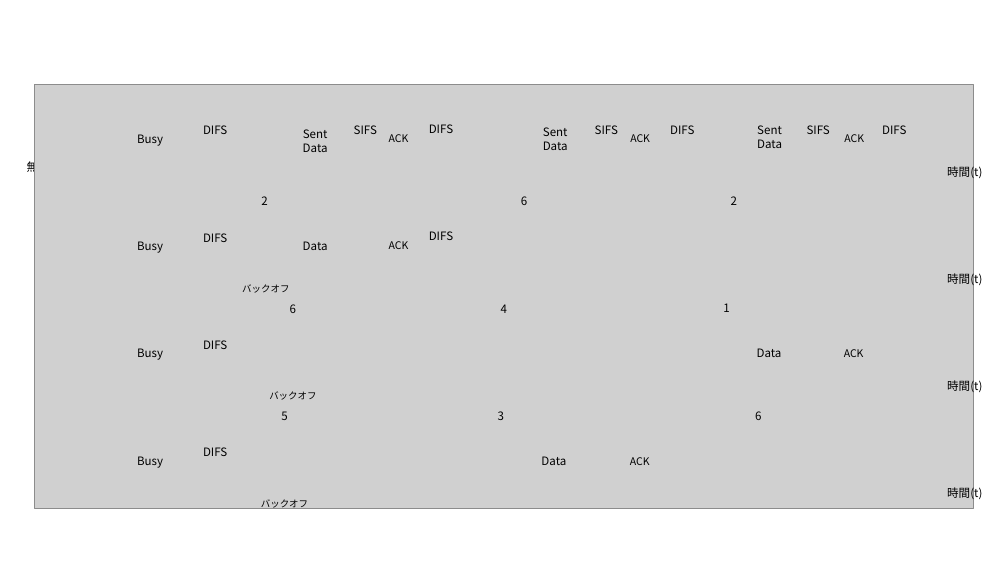
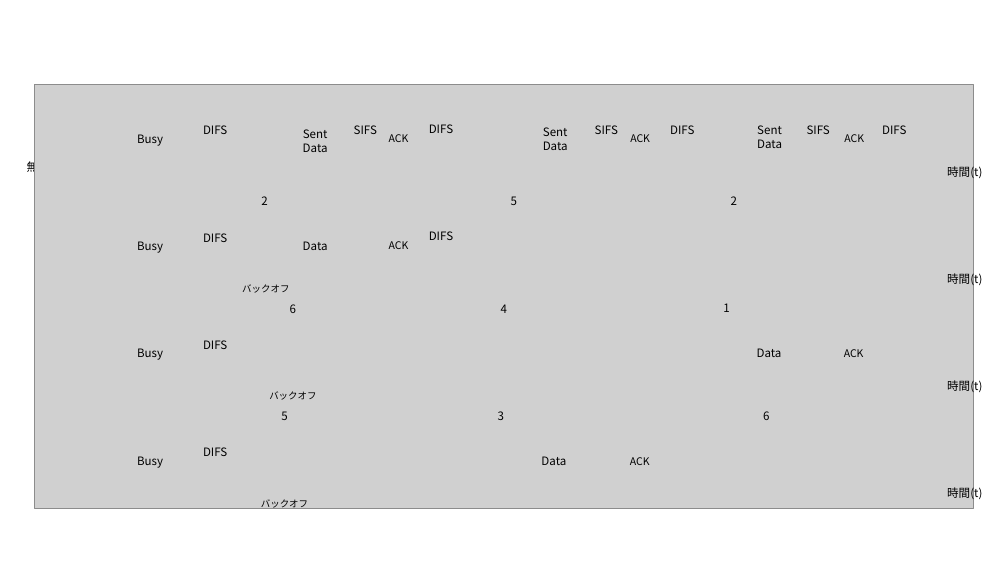
Before and after one commit to ShitaLab-TMCIT/IEEE802.11simulator, a slide deck: slide 5 of paper/assets/asesets.pptx. Drawn at 1008x567 pixels with LibreOffice and Linux fonts; fonts in the diff are those of the drawing; grey boxes stand for pictures. Boxes give left, top, right and bottom in pixels: in the first picture for what was removed or moved away, otherwise in the second. Text is boxed around its words. In the diff, an @@ line names an element or a change of style, - is before the commit and + after.

```diff
--- a/paper/assets/asesets.pptx
+++ b/paper/assets/asesets.pptx
@@ text at <box>511,196,517,205</box>: text changed @@
-6
+5
@@ text "6": place and size @@
-text "6" at <box>755,411,761,420</box>
+text "6" at <box>763,411,769,420</box>
```
Also in this commit, not shown: 5 other files.
